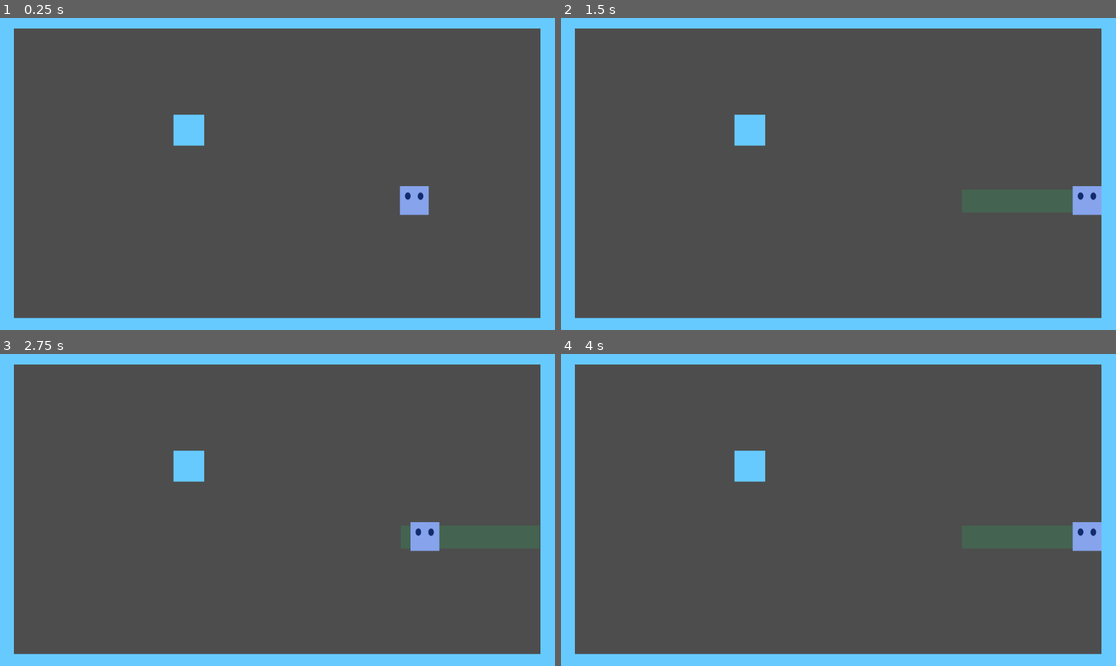
Above: before the commit, frames 1-4 (two rows, left to right).
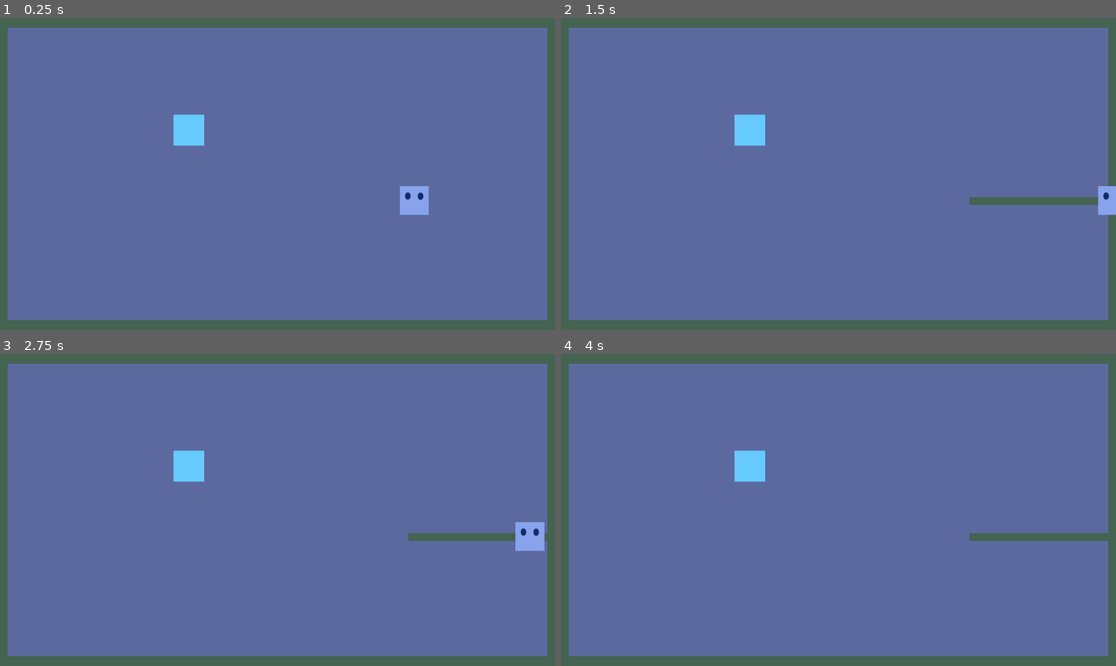
Above: after the commit, the same moments.

Repository: Ahmed-Dardouri/tile_eater
Game: Godot game, scene res://scenes/game.tscn
Same seed, same stepped clock (60 frames per second), same inputs: the game is played once before the commit and once after it.
Inputs:
- Up to frame 1 (0.25 s): no input
- Up to frame 2 (1.5 s): tap Enter (ui_accept) at 0.5, 0.77 s; hold Right (ui_right) from 0.53 s (still down)
- Up to frame 3 (2.75 s): tap Enter (ui_accept) at 1.52, 2 s; release Right (ui_right) at 2.03 s; hold Left (ui_left) from 2.03 s (still down)
- Up to frame 4 (4 s): release Left (ui_left) at 2.78 s; hold Right (ui_right) from 2.78 s (still down); tap Enter (ui_accept) at 3.02, 3.77 s

The runs differ from the first frame. In frame 1, 99% of the frame differs, in the area x 0-100%, y 0-100%; in frame 2, 99%; in frame 3, 99%; in frame 4, 99%.

Commit message:
added A-B layers with borders

Diff:
--- a/scenes/game.tscn
+++ b/scenes/game.tscn
@@ -1,12 +1,12 @@
 [gd_scene load_steps=4 format=3 uid="uid://bdpbcybai2jah"]
 
-[ext_resource type="PackedScene" uid="uid://bioywa1gbeiuq" path="res://scenes/tile_map_layer.tscn" id="1_lnu2h"]
+[ext_resource type="PackedScene" uid="uid://dxbkyqs1tyx1n" path="res://scenes/tile_mapper.tscn" id="1_lnu2h"]
 [ext_resource type="PackedScene" uid="uid://eyeo3xf0cpeu" path="res://scenes/player_cursor.tscn" id="1_uwrxv"]
 [ext_resource type="PackedScene" uid="uid://8p6f5eco5n73" path="res://scenes/staticObj.tscn" id="2_yqjtg"]
 
 [node name="game" type="Node"]
 
-[node name="TileMapLayer" parent="." instance=ExtResource("1_lnu2h")]
+[node name="TileMapper" parent="." instance=ExtResource("1_lnu2h")]
 unique_name_in_owner = true
 
 [node name="player_cursor" parent="." instance=ExtResource("1_uwrxv")]
@@ -16,24 +16,6 @@
 
 [node name="StaticObjs" type="Node" parent="."]
 
-[node name="staticObjs" parent="StaticObjs" instance=ExtResource("2_yqjtg")]
-position = Vector2(634, -1)
-scale = Vector2(1, 5.24)
-
-[node name="staticObjs2" parent="StaticObjs" instance=ExtResource("2_yqjtg")]
-position = Vector2(-635, 0)
-scale = Vector2(1, 5.24)
-
-[node name="staticObjs3" parent="StaticObjs" instance=ExtResource("2_yqjtg")]
-position = Vector2(11, -390)
-rotation = 1.57096
-scale = Vector2(1, 7.23999)
-
-[node name="staticObjs4" parent="StaticObjs" instance=ExtResource("2_yqjtg")]
-position = Vector2(11, 387)
-rotation = 1.57096
-scale = Vector2(1, 7.23999)
-
 [node name="staticObjs5" parent="StaticObjs" instance=ExtResource("2_yqjtg")]
 position = Vector2(-184, -91)
 rotation = 1.57096
--- /dev/null
+++ b/scenes/tile_mapper.tscn
@@ -0,0 +1,11 @@
+[gd_scene load_steps=3 format=3 uid="uid://dxbkyqs1tyx1n"]
+
+[ext_resource type="PackedScene" uid="uid://bioywa1gbeiuq" path="res://scenes/tile_map_layer.tscn" id="1_3lrte"]
+[ext_resource type="Script" uid="uid://c5ve8myn3cqau" path="res://scripts/tile_mapper.gd" id="1_a4vej"]
+
+[node name="TileMapper" type="Node2D"]
+script = ExtResource("1_a4vej")
+
+[node name="TileMapLayerA" parent="." instance=ExtResource("1_3lrte")]
+
+[node name="TileMapLayerB" parent="." instance=ExtResource("1_3lrte")]
--- a/scripts/player_cursor.gd
+++ b/scripts/player_cursor.gd
@@ -1,6 +1,6 @@
 extends CharacterBody2D
 
-@onready var tilemapper = %TileMapLayer
+@onready var tilemapper = %TileMapper
 signal claim_tile_sig(x,y)
 
 const SPEED = 300.0
@@ -8,7 +8,7 @@
 
 var top_left_corner := Vector2(0,0)
 var bottom_right_corner := Vector2(0,0)
-var edge_half_size = Vector2(30,30)
+var edge_half_size = Vector2(10,10)
 
 func _physics_process(delta: float) -> void:
 
@@ -31,12 +31,5 @@
 	move_and_slide()
 
 func setTiles():
-	top_left_corner = position - edge_half_size
-	bottom_right_corner = position + edge_half_size
-
-	var cell_tl = tilemapper.local_to_map(tilemapper.to_local(top_left_corner))
-	var cell_br = tilemapper.local_to_map(tilemapper.to_local(bottom_right_corner))
-	for x in range(cell_tl.x + 1, cell_br.x):
-		for y in range(cell_tl.y + 1, cell_br.y):
-			tilemapper.claim_tile(int(x),int(y))
-	pass
+	var tile_coords = tilemapper.GetTileFromGlobalPos(position)
+	tilemapper.ClaimTile(tile_coords.x,tile_coords.y)
--- a/scripts/tile_map_layer.gd
+++ b/scripts/tile_map_layer.gd
@@ -1,13 +1,27 @@
 extends TileMapLayer
 
+const CLAIMED_ATLAS_COORDS = Vector2i(2,2)
+const UNCLAIMED_ATLAS_COORDS = Vector2i(4,3)
+
+const Y_EDGE = 19
+const X_EDGE = 35
+
+const top_left_corner = Vector2(-X_EDGE,-Y_EDGE)
+const bot_right_corner = Vector2(X_EDGE,Y_EDGE)
+
+const BORDER_RADIUS = 2
+
 @onready var tilemap = $"."
+
 # Called when the node enters the scene tree for the first time.
 func _ready() -> void:
-	# for x in range(10,200):
-	# 	for y in range(10,20):
-	# 		claim_tile(x,y)
-	pass # Replace with function body.
+	for x in range(top_left_corner.x - BORDER_RADIUS, bot_right_corner.x + BORDER_RADIUS):
+		for y in range(top_left_corner.y - BORDER_RADIUS, bot_right_corner.y + BORDER_RADIUS):
+			claim_tile(x,y)
 
+	for x in range(top_left_corner.x , bot_right_corner.x):
+		for y in range(top_left_corner.y , bot_right_corner.y):
+			unclaim_tile(x,y)
 
 # Called every frame. 'delta' is the elapsed time since the previous frame.
 func _process(delta: float) -> void:
@@ -16,5 +30,23 @@
 
 
 func claim_tile(x,y):
-	tilemap.set_cell(Vector2i(x,y),0, Vector2i(2,2),0)
+	tilemap.set_cell(Vector2i(x,y),0, CLAIMED_ATLAS_COORDS,0)
 	pass
+
+func unclaim_tile(x,y):
+	tilemap.set_cell(Vector2i(x,y),0, UNCLAIMED_ATLAS_COORDS,0)
+	pass
+
+func tileClaimed(x,y) -> bool:
+	return tilemap.get_cell_atlas_coords() == CLAIMED_ATLAS_COORDS
+
+func FillAllAsClaimed():
+	for x in range(top_left_corner.x, bot_right_corner.x):
+		for y in range(top_left_corner.y, bot_right_corner.y):
+			claim_tile(x,y)
+
+func boundCheck(x,y) -> bool:
+	var check := true
+	if x > bot_right_corner.x || x < top_left_corner.x || y > bot_right_corner.y || y < top_left_corner.y:
+		check = false
+	return check
--- /dev/null
+++ b/scripts/tile_mapper.gd
@@ -0,0 +1,54 @@
+extends Node2D
+@onready var layerA := $TileMapLayerA
+@onready var layerB := $TileMapLayerB
+
+@onready var active_layer := layerA
+
+# Called when the node enters the scene tree for the first time.
+func _ready() -> void:
+	layerB.visible = false
+	pass # Replace with function body.
+
+
+# Called every frame. 'delta' is the elapsed time since the previous frame.
+func _process(delta: float) -> void:
+	pass
+
+func getActiveLayer() -> TileMapLayer:
+	return active_layer
+
+func getHiddenLayer() -> TileMapLayer:
+	if(active_layer == layerA):
+		return layerB
+	else:
+		return layerA
+
+func switchLayer():
+	if(active_layer == layerA):
+		active_layer = layerB
+		layerA.visible = false
+		layerB.visible = true
+	else:
+		active_layer = layerA
+		layerA.visible = true
+		layerB.visible = false
+
+func fillHiddenLayerAsSafe():
+	var hiddenLayer := getHiddenLayer()
+	hiddenLayer.FillAllAsClaimed()
+
+func floodFill(x,y):
+	var activeLayer := getActiveLayer()
+	var hiddenLayer := getHiddenLayer()
+	if activeLayer.boundCheck(x,y) && !activeLayer.tileClaimed(x,y):
+		hiddenLayer.claim_tile(x,y)
+		floodFill(x+1,y)
+		floodFill(x-1,y)
+		floodFill(x,y+1)
+		floodFill(x,y-1)
+
+func ClaimTile(x,y):
+	active_layer.claim_tile(x,y)
+
+func GetTileFromGlobalPos(pos: Vector2) -> Vector2:
+	return active_layer.local_to_map(active_layer.to_local(pos))
Not shown, added: scripts/tile_mapper.gd.uid
